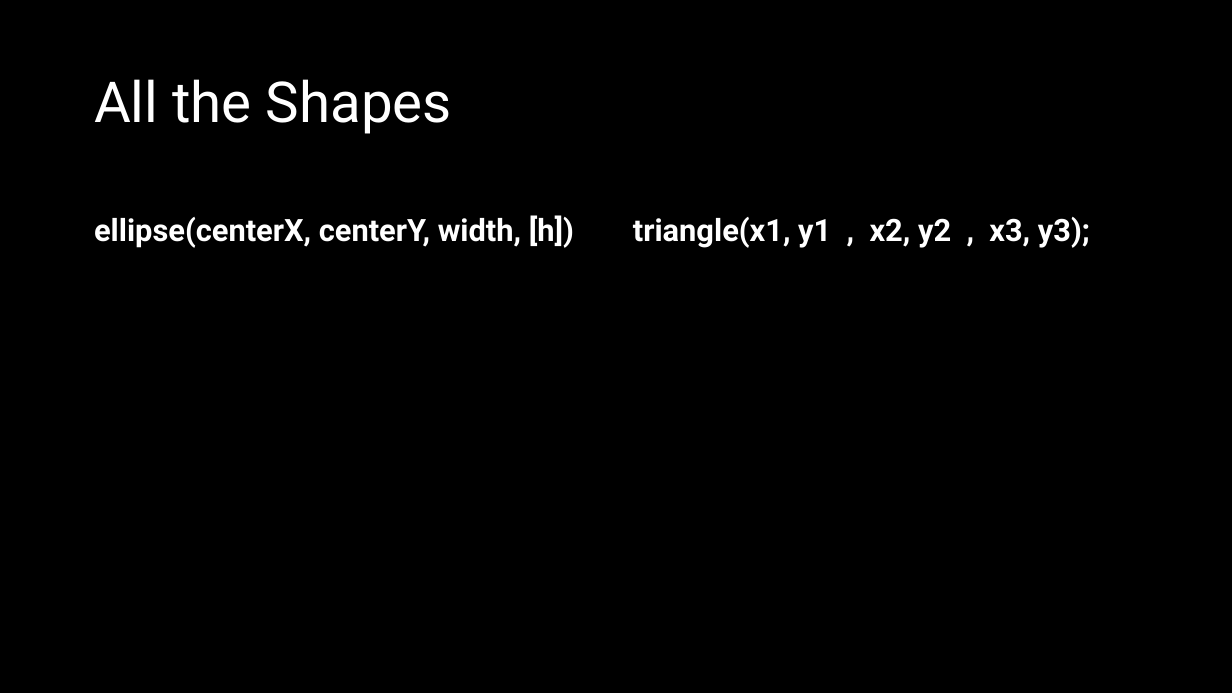
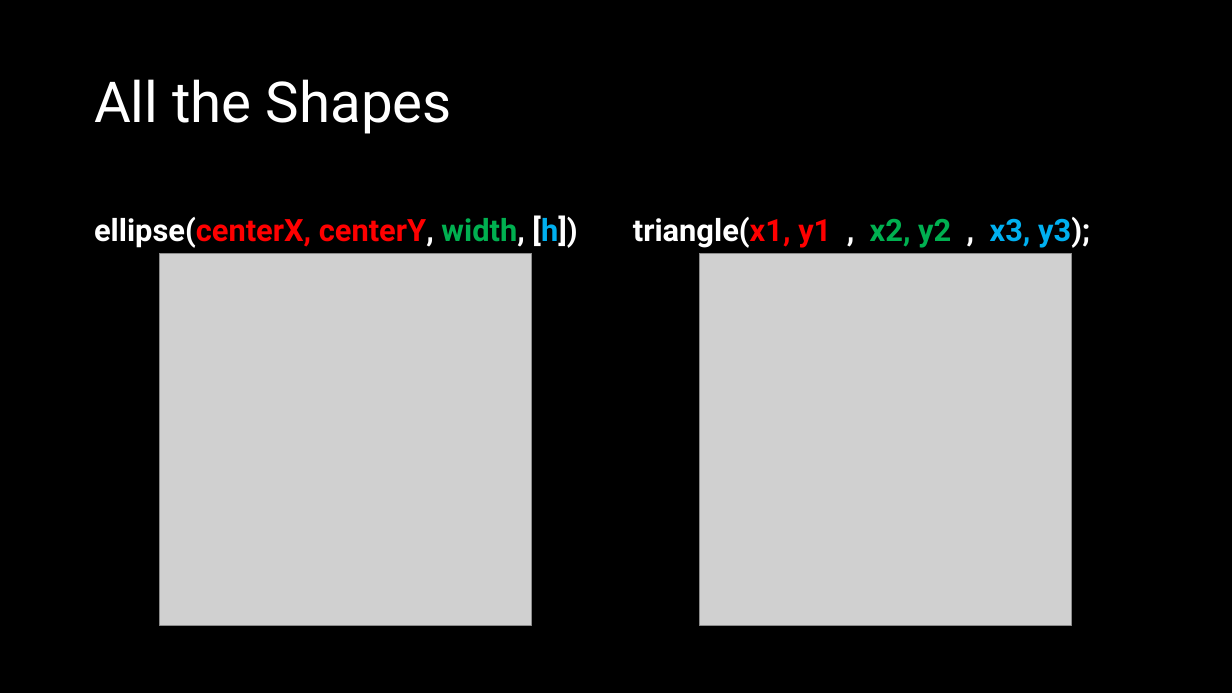
Before and after one commit to crhallberg/IMM120, a slide deck: slide 9 of Presentations/Class 03 - Sept 18.pptx. Drawn at 1232x693 pixels with LibreOffice and Linux fonts; fonts in the diff are those of the drawing; grey boxes stand for pictures. Boxes give left, top, right and bottom in pixels: in the first picture for what was removed or moved away, otherwise in the second. Text is boxed around its words. In the diff, an @@ line names an element or a change of style, - is before the commit and + after.

```diff
--- a/Presentations/Class 03 - Sept 18.pptx
+++ b/Presentations/Class 03 - Sept 18.pptx
@@ text "ellipse(centerX, centerY, width, [h])" at <box>94,215,577,248</box>: text colour #FFFFFF to #FF0000 in "ellipse(centerX, centerY,"; text colour #FFFFFF to #00B050 in "width,"; text colour #FFFFFF to #00B0F0 in "[h])" @@
@@ text "triangle(x1, y1 , x2, y2 ..." at <box>633,217,1090,248</box>: text colour #FFFFFF to #FF0000 in "triangle(x1, y1"; text colour #FFFFFF to #00B050 in "x2, y2"; text colour #FFFFFF to #00B0F0 in "x3, y3);" @@
@@ picture added at <box>159,253,531,626</box> @@
@@ picture added at <box>700,253,1072,626</box> @@
```
Also in this commit, not shown: 1 other slide changed, 15 slides added, 1 other file.
